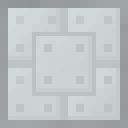
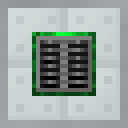
Before/after of a w=128, h=128 layered artwork. What changed in the layer stack:
added layer "Вставленный слой #1" above "Вставленный слой #3" over [32, 32, 96, 96]
showed "Вставленный слой #2" over [32, 32, 96, 96]
